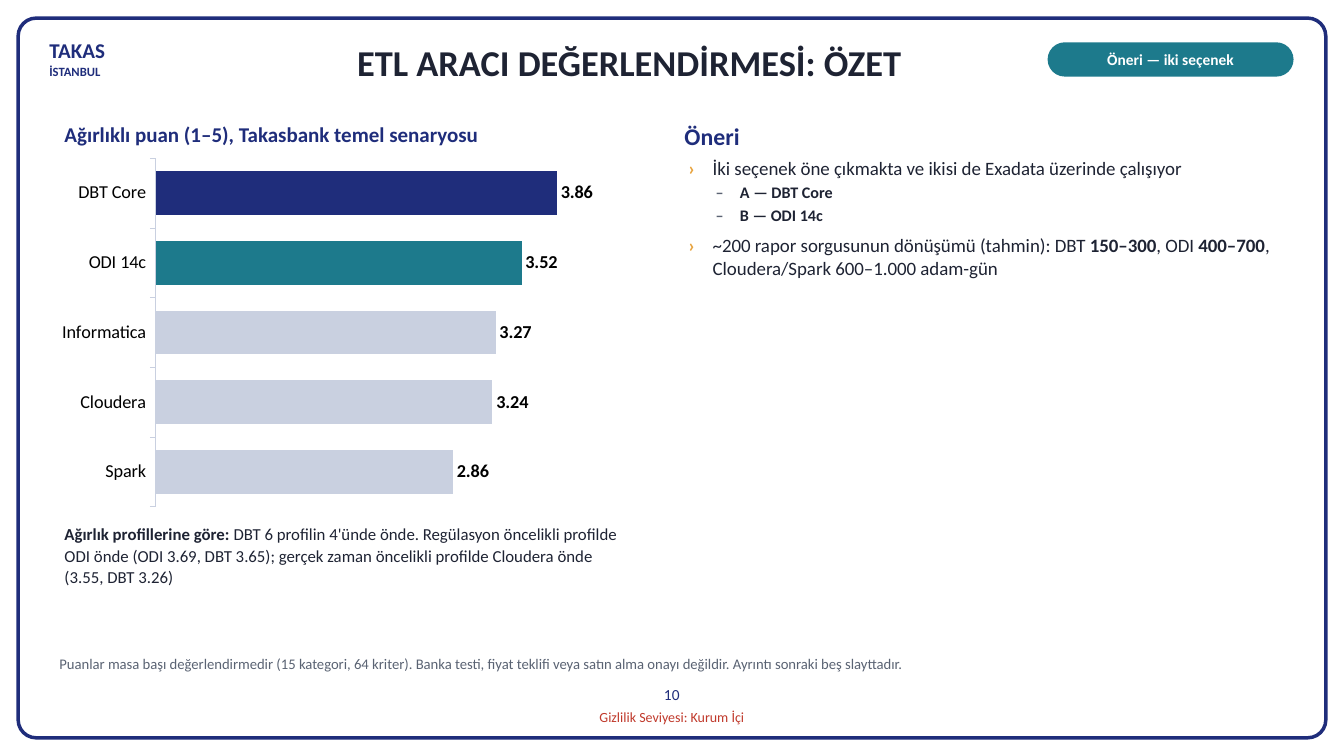
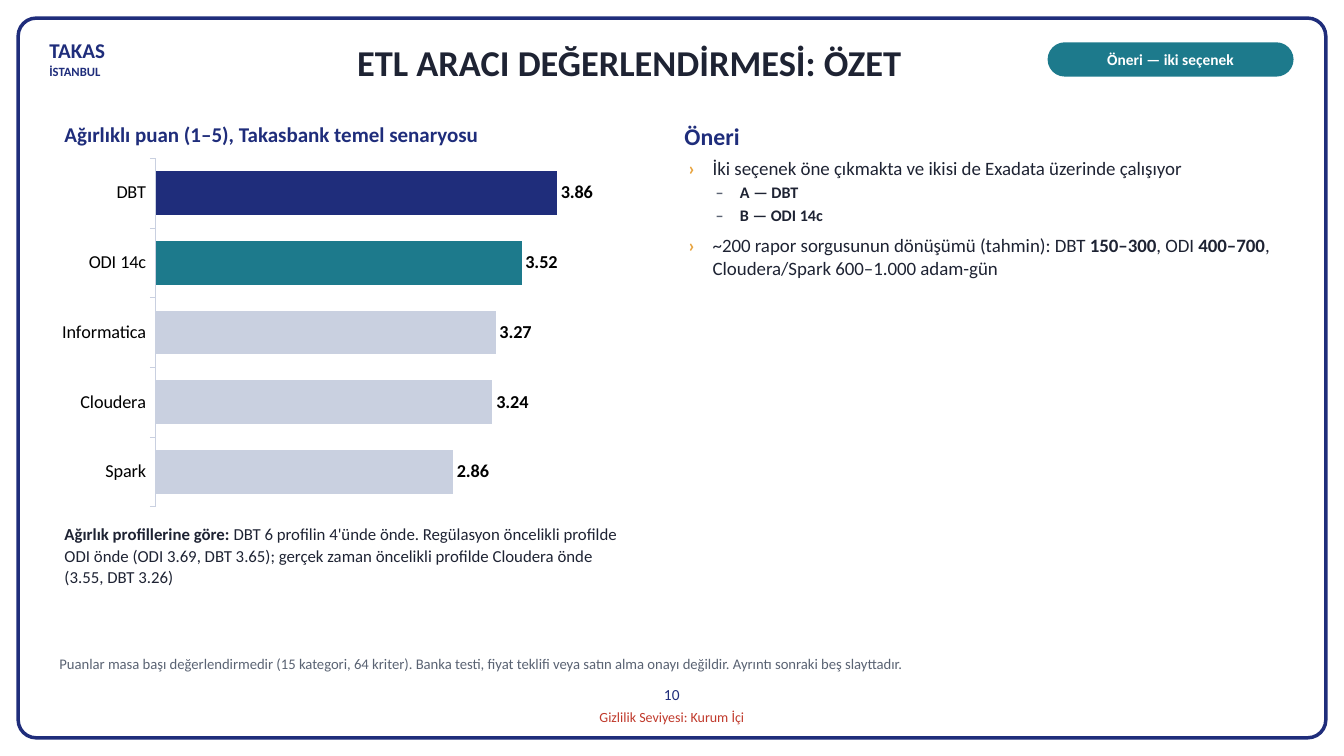
Before and after one commit to hanifidemirel0/Cursor-Projects, a slide deck: slide 10 of outputs/dwh-sunum-kasim-2026/5 - DWHSunum_Kasim2026.pptx. Drawn at 1344x756 pixels with LibreOffice and Linux fonts; fonts in the diff are those of the drawing. Boxes give left, top, right and bottom in pixels: in the first picture for what was removed or moved away, otherwise in the second. Text is boxed around its words. In the diff, an @@ line names an element or a change of style, - is before the commit and + after.

```diff
--- a/outputs/dwh-sunum-kasim-2026/5 - DWHSunum_Kasim2026.pptx
+++ b/outputs/dwh-sunum-kasim-2026/5 - DWHSunum_Kasim2026.pptx
@@ bar chart at <box>50,151,635,514</box> @@
-categories: Spark, Cloudera, Informatica, ODI 14c, DBT Core
+categories: Spark, Cloudera, Informatica, ODI 14c, DBT
@@ text at <box>740,187,798,198</box>: text changed @@
-– A — DBT Core
+– A — DBT
```
Also in this commit, not shown: 6 other slides changed, 2 other files.
